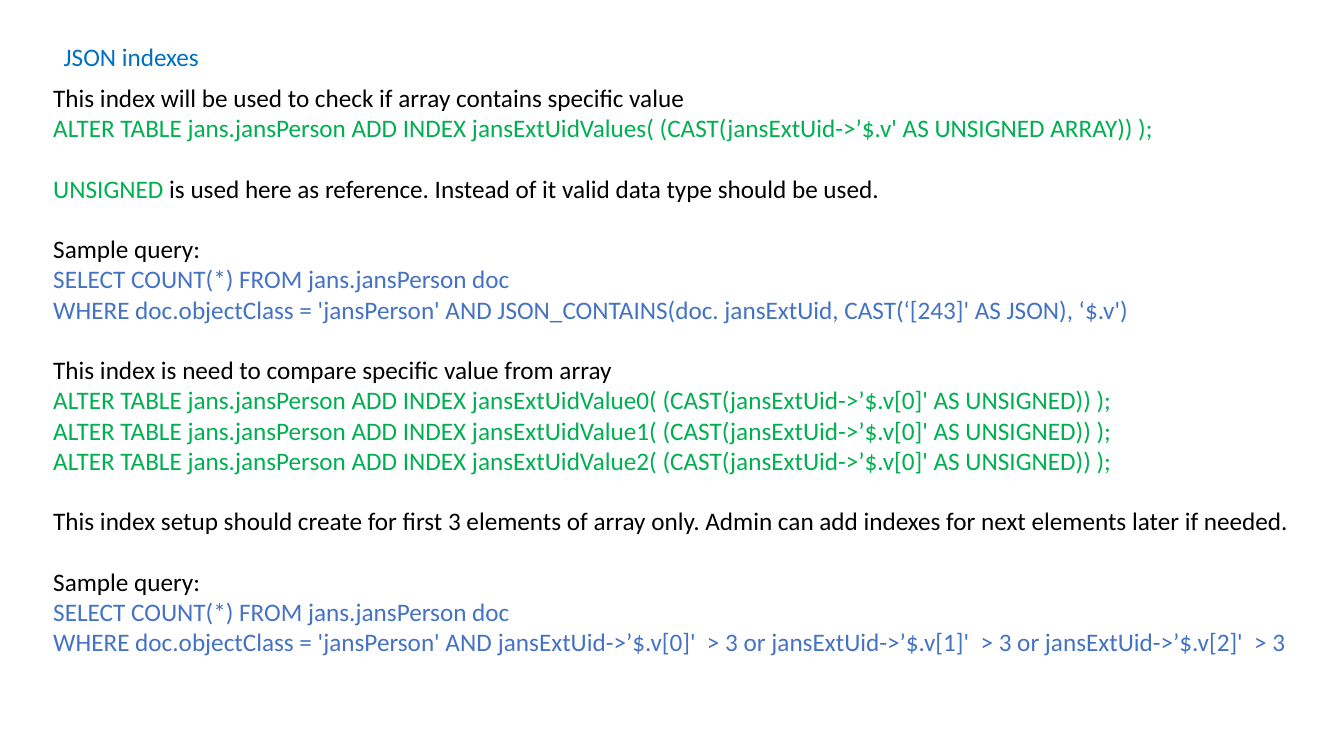
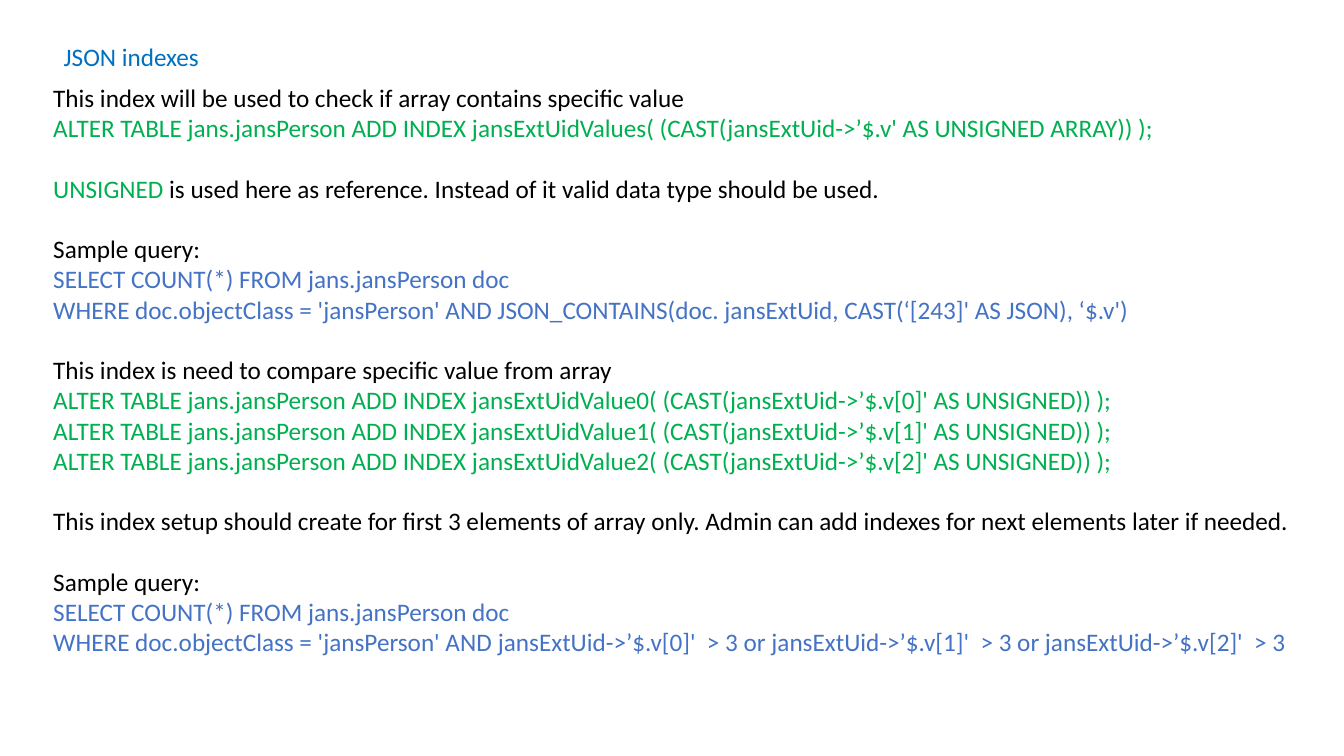
Before and after one commit to duttarnab/jans-orm, a slide deck: slide 5 of sql/docs/Schema to SQL mapping.pptx. Drawn at 1344x756 pixels with LibreOffice and Linux fonts; fonts in the diff are those of the drawing. Boxes give left, top, right and bottom in pixels: in the first picture for what was removed or moved away, otherwise in the second. Text is boxed around its words. In the diff, an @@ line names an element or a change of style, - is before the commit and + after.

Commit message:
Add indexes docs

```diff
--- a/sql/docs/Schema to SQL mapping.pptx
+++ b/sql/docs/Schema to SQL mapping.pptx
@@ text at [53, 421, 1090, 475]: text changed @@
-ALTER TABLE jans.jansPerson ADD INDEX jansExtUidValue1( (CAST(jansExtUid->’$.v[0]' AS UNSIGNED)) );
-ALTER TABLE jans.jansPerson ADD INDEX jansExtUidValue2( (CAST(jansExtUid->’$.v[0]' AS UNSIGNED)) );
+ALTER TABLE jans.jansPerson ADD INDEX jansExtUidValue1( (CAST(jansExtUid->’$.v[1]' AS UNSIGNED)) );
+ALTER TABLE jans.jansPerson ADD INDEX jansExtUidValue2( (CAST(jansExtUid->’$.v[2]' AS UNSIGNED)) );
```
Also in this commit, not shown: 1 other file.
